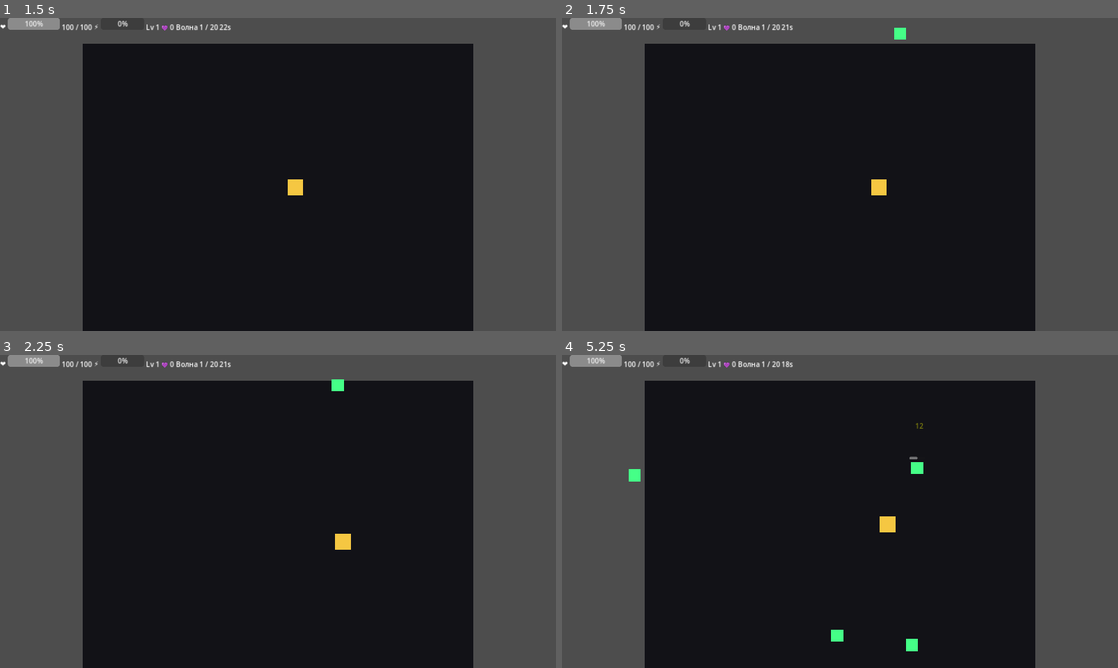
Above: before the commit, frames 1-4 (two rows, left to right).
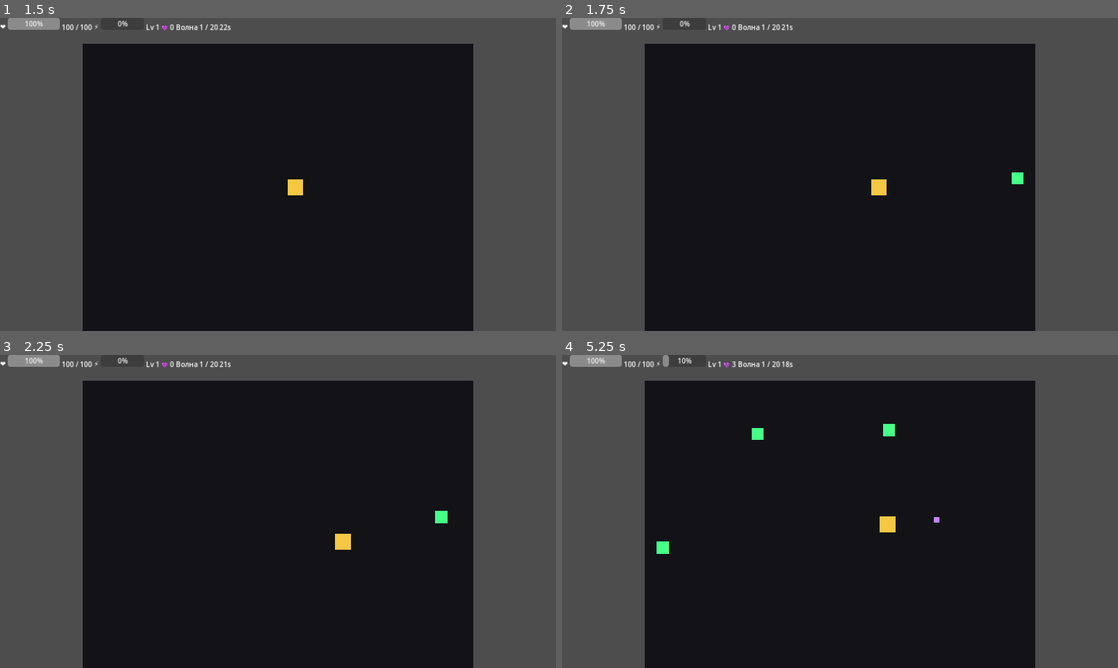
Above: after the commit, the same moments.

Repository: BLXCKBXXST/brotato-mini
Game: Godot game, scene res://scenes/Main.tscn
Two runs of this game, one before a commit and one after it. Both use one fixed random seed, a clock stepped at 60 frames per second and the inputs below.
Inputs:
- Up to frame 1 (1.5 s): click "▶ Начать игру" at 0.5 s; tap Enter at 1.25 s; hold D (move_right) from 1.28 s (still down)
- Up to frame 2 (1.75 s): keep holding D (move_right)
- Up to frame 3 (2.25 s): release D (move_right) at 2.03 s; hold S (move_down) from 2.03 s (still down)
- Up to frame 4 (5.25 s): release S (move_down) at 2.78 s; hold D (move_right) 2.78-3.53 s; hold W (move_up) 3.53-4.28 s; hold A (move_left) from 4.28 s (still down)

Frame 1 is identical in both runs. In frame 2, 0.2% of the frame differs, in the area x 59-83%, y 3-54%; in frame 3, 0.2%; in frame 4, 0.7%, in the area x 12-68%, y 0-95%.

Commit message:
feat: clamp player and enemies inside arena bounds

Diff:
--- a/scripts/Enemy.gd
+++ b/scripts/Enemy.gd
@@ -4,25 +4,34 @@
 @onready var health_bar: ProgressBar = $HealthBar
 @onready var sprite: ColorRect       = $Sprite
 
-var hp: float        = 20.0
-var max_hp: float    = 20.0
-var speed: float     = 70.0
-var damage: float    = 8.0
-var xp_reward: int   = 3
-var mat_reward: int  = 2
+var hp: float       = 20.0
+var max_hp: float   = 20.0
+var speed: float    = 70.0
+var damage: float   = 8.0
+var xp_reward: int  = 3
+var mat_reward: int = 2
 var damage_timer: float = 0.0
-var is_dying: bool   = false
+var is_dying: bool  = false
+var _orig_color := Color.WHITE
 
-const DAMAGE_INTERVAL := 0.5
-const DROP_SCENE       := preload("res://scenes/Drop.tscn")
-const FLOAT_TEXT_SCENE := preload("res://scenes/FloatText.tscn")
+# границы арены (совпадают с Arena ColorRect)
+const ARENA_MIN := Vector2(190, 60)
+const ARENA_MAX := Vector2(1090, 720)
+const HALF_E    := Vector2(16, 16)
+
+const DAMAGE_INTERVAL  := 0.5
+const DROP_SCENE        := preload("res://scenes/Drop.tscn")
+const FLOAT_TEXT_SCENE  := preload("res://scenes/FloatText.tscn")
+
+func _ready() -> void:
+	_orig_color = sprite.color if sprite else Color.WHITE
 
 func setup(p_hp: float, p_speed: float, p_damage: float, p_xp: int, p_mat: int) -> void:
-	hp        = p_hp
-	max_hp    = p_hp
-	speed     = p_speed
-	damage    = p_damage
-	xp_reward = p_xp
+	hp         = p_hp
+	max_hp     = p_hp
+	speed      = p_speed
+	damage     = p_damage
+	xp_reward  = p_xp
 	mat_reward = p_mat
 	_update_health_bar()
 
@@ -31,6 +40,7 @@
 		velocity = Vector2.ZERO
 		return
 	_seek_player()
+	_clamp_to_arena()
 	_check_player_contact(delta)
 
 func _seek_player() -> void:
@@ -39,6 +49,10 @@
 		return
 	velocity = (player.global_position - global_position).normalized() * speed
 	move_and_slide()
+
+func _clamp_to_arena() -> void:
+	global_position.x = clampf(global_position.x, ARENA_MIN.x + HALF_E.x, ARENA_MAX.x - HALF_E.x)
+	global_position.y = clampf(global_position.y, ARENA_MIN.y + HALF_E.y, ARENA_MAX.y - HALF_E.y)
 
 func _check_player_contact(delta: float) -> void:
 	var player := get_tree().get_first_node_in_group("player") as Node2D
@@ -58,27 +72,18 @@
 	hp -= dmg
 	_update_health_bar()
 	_show_damage_number(dmg)
-
 	var ls: float = float(GameManager.player_stats["lifesteal"])
 	if ls > 0.0:
 		var player := get_tree().get_first_node_in_group("player") as Node2D
 		if player != null:
 			player.call("heal", dmg * ls)
-
-	# flash white
 	sprite.color = Color.WHITE
 	get_tree().create_timer(0.08).timeout.connect(func():
 		if is_instance_valid(self) and not is_dying:
 			sprite.color = _orig_color
 	)
-
 	if hp <= 0.0:
 		_die()
-
-var _orig_color := Color.WHITE
-
-func _ready() -> void:
-	_orig_color = sprite.color if sprite else Color.WHITE
 
 func _die() -> void:
 	if is_dying:
@@ -87,7 +92,6 @@
 	GameManager.player_stats["total_kills"] += 1
 	GameManager.player_stats["materials"]   += mat_reward
 	GameManager.add_xp(xp_reward)
-	print("[Enemy] died, kills=", GameManager.player_stats["total_kills"])
 	_spawn_drops()
 	queue_free()
 
@@ -107,6 +111,3 @@
 	if health_bar:
 		health_bar.value   = (hp / max_hp) * 100.0
 		health_bar.visible = hp < max_hp
-
-func _get_color() -> Color:
-	return _orig_color
--- a/scripts/Player.gd
+++ b/scripts/Player.gd
@@ -1,12 +1,17 @@
 # Player.gd
 extends CharacterBody2D
 
-@onready var sprite: ColorRect        = $Sprite
-@onready var attack_timer: Timer      = $AttackTimer
+@onready var sprite: ColorRect           = $Sprite
+@onready var attack_timer: Timer         = $AttackTimer
 @onready var collision: CollisionShape2D = $Collision
-@onready var range_indicator: Node2D  = $RangeIndicator
+@onready var range_indicator: Node2D     = $RangeIndicator
 
 const BULLET_SCENE := preload("res://scenes/Bullet.tscn")
+
+# поля арены (должны совпадать с ARENA_RECT в Main.gd)
+const ARENA_MIN := Vector2(208, 78)
+const ARENA_MAX := Vector2(1072, 702)
+const HALF := Vector2(18, 18)  # половина спрайта игрока
 
 var attack_cooldown: float = 0.0
 var is_dead: bool = false
@@ -18,7 +23,6 @@
 func _sync_stats() -> void:
 	is_dead = false
 	attack_cooldown = 1.0 / float(GameManager.player_stats["attack_speed"])
-	print("[Player] stats synced, attack_cooldown=", attack_cooldown)
 
 func _physics_process(delta: float) -> void:
 	if GameManager.game_state != "fight" or is_dead:
@@ -26,6 +30,7 @@
 		return
 	_handle_movement(delta)
 	_handle_shooting(delta)
+	_clamp_to_arena()
 
 func _handle_movement(_delta: float) -> void:
 	var dir := Vector2(
@@ -36,6 +41,10 @@
 		dir = dir.normalized()
 	velocity = dir * float(GameManager.player_stats["speed"])
 	move_and_slide()
+
+func _clamp_to_arena() -> void:
+	global_position.x = clampf(global_position.x, ARENA_MIN.x + HALF.x, ARENA_MAX.x - HALF.x)
+	global_position.y = clampf(global_position.y, ARENA_MIN.y + HALF.y, ARENA_MAX.y - HALF.y)
 
 func _handle_shooting(delta: float) -> void:
 	attack_cooldown -= delta
@@ -65,8 +74,11 @@
 	var bullet := BULLET_SCENE.instantiate()
 	get_tree().current_scene.get_node("GameObjects").add_child(bullet)
 	bullet.global_position = global_position
-	var shoot_dir: Vector2 = target.global_position - global_position
-	bullet.setup(shoot_dir, float(GameManager.player_stats["damage"]), int(GameManager.player_stats["pierce"]))
+	bullet.setup(
+		target.global_position - global_position,
+		float(GameManager.player_stats["damage"]),
+		int(GameManager.player_stats["pierce"])
+	)
 
 func take_damage(amount: float) -> void:
 	if is_dead or GameManager.game_state != "fight":
--- a/scripts/WaveManager.gd
+++ b/scripts/WaveManager.gd
@@ -4,16 +4,19 @@
 signal wave_ended
 
 @onready var spawn_timer: Timer = $SpawnTimer
-@onready var wave_timer: Timer = $WaveTimer
+@onready var wave_timer: Timer  = $WaveTimer
 
 const ENEMY_SCENE := preload("res://scenes/Enemy.tscn")
 
 const ENEMY_TYPES := [
-	{"base_hp": 18, "hp_per_wave": 5,  "speed": 65,  "damage": 8,  "xp": 3,  "mat": 2, "color": Color(0.27, 1.0, 0.53)},
-	{"base_hp": 10, "hp_per_wave": 2,  "speed": 115, "damage": 5,  "xp": 2,  "mat": 1, "color": Color(0.67, 0.53, 1.0)},
-	{"base_hp": 45, "hp_per_wave": 9,  "speed": 38,  "damage": 14, "xp": 5,  "mat": 4, "color": Color(0.67, 0.67, 0.67)},
-	{"base_hp": 110,"hp_per_wave": 22, "speed": 44,  "damage": 18, "xp": 14, "mat": 10, "color": Color(1.0, 0.27, 0.27)},
+	{"base_hp": 18,  "hp_per_wave": 5,  "speed": 65,  "damage": 8,  "xp": 3,  "mat": 2, "color": Color(0.27, 1.0, 0.53)},
+	{"base_hp": 10,  "hp_per_wave": 2,  "speed": 115, "damage": 5,  "xp": 2,  "mat": 1, "color": Color(0.67, 0.53, 1.0)},
+	{"base_hp": 45,  "hp_per_wave": 9,  "speed": 38,  "damage": 14, "xp": 5,  "mat": 4, "color": Color(0.67, 0.67, 0.67)},
+	{"base_hp": 110, "hp_per_wave": 22, "speed": 44,  "damage": 18, "xp": 14, "mat": 10, "color": Color(1.0, 0.27, 0.27)},
 ]
+
+# Спавн строго за пределами арены, чтобы мобы входили с периметра
+const SPAWN_MARGIN := 40.0
 
 var arena_rect: Rect2 = Rect2()
 
@@ -26,39 +29,39 @@
 	wave_timer.start()
 
 func stop_wave() -> void:
-	print("[WaveManager] stop_wave")
 	spawn_timer.stop()
 	wave_timer.stop()
 
 func _on_spawn_timer_timeout() -> void:
 	var count: int = 1 + int(float(GameManager.wave) / 6.0)
-	print("[WaveManager] spawning ", count, " enemies")
 	for i in range(count):
 		_spawn_enemy()
 
 func _on_wave_timer_timeout() -> void:
-	print("[WaveManager] wave timer done, emitting wave_ended")
+	print("[WaveManager] wave timer done")
 	stop_wave()
 	wave_ended.emit()
 
 func _spawn_enemy() -> void:
 	var enemy := ENEMY_SCENE.instantiate()
-	get_parent().add_child(enemy)
-	var available_types: Array = ENEMY_TYPES.slice(0, 3)
+	get_parent().get_node("GameObjects").add_child(enemy)
+
+	var available := ENEMY_TYPES.slice(0, 3)
 	if GameManager.wave >= 5:
-		available_types = ENEMY_TYPES.duplicate()
-	var t: Dictionary = available_types[randi() % available_types.size()]
+		available = ENEMY_TYPES.duplicate()
+	var t: Dictionary = available[randi() % available.size()]
+
 	var hp: float = float(t["base_hp"]) + float(t["hp_per_wave"]) * float(GameManager.wave)
 	enemy.setup(hp, float(t["speed"]) + float(GameManager.wave) * 2.0,
-		float(t["damage"]), int(t["xp"]), int(t["mat"]))
+				float(t["damage"]), int(t["xp"]), int(t["mat"]))
 	enemy.get_node("Sprite").color = t["color"]
-	enemy.global_position = _random_spawn_pos()
-	print("[WaveManager] enemy spawned at ", enemy.global_position)
+	enemy.global_position = _spawn_pos_on_edge()
 
-func _random_spawn_pos() -> Vector2:
-	var side: int = randi() % 4
-	match side:
-		0: return Vector2(randf_range(arena_rect.position.x, arena_rect.end.x), arena_rect.position.y - 25)
-		1: return Vector2(arena_rect.end.x + 25, randf_range(arena_rect.position.y, arena_rect.end.y))
-		2: return Vector2(randf_range(arena_rect.position.x, arena_rect.end.x), arena_rect.end.y + 25)
-		_: return Vector2(arena_rect.position.x - 25, randf_range(arena_rect.position.y, arena_rect.end.y))
+func _spawn_pos_on_edge() -> Vector2:
+	# Спавн ровно на периметре арены, не за ней
+	var r := arena_rect
+	match randi() % 4:
+		0: return Vector2(randf_range(r.position.x, r.end.x), r.position.y + SPAWN_MARGIN)
+		1: return Vector2(r.end.x   - SPAWN_MARGIN, randf_range(r.position.y, r.end.y))
+		2: return Vector2(randf_range(r.position.x, r.end.x), r.end.y   - SPAWN_MARGIN)
+		_: return Vector2(r.position.x + SPAWN_MARGIN, randf_range(r.position.y, r.end.y))
